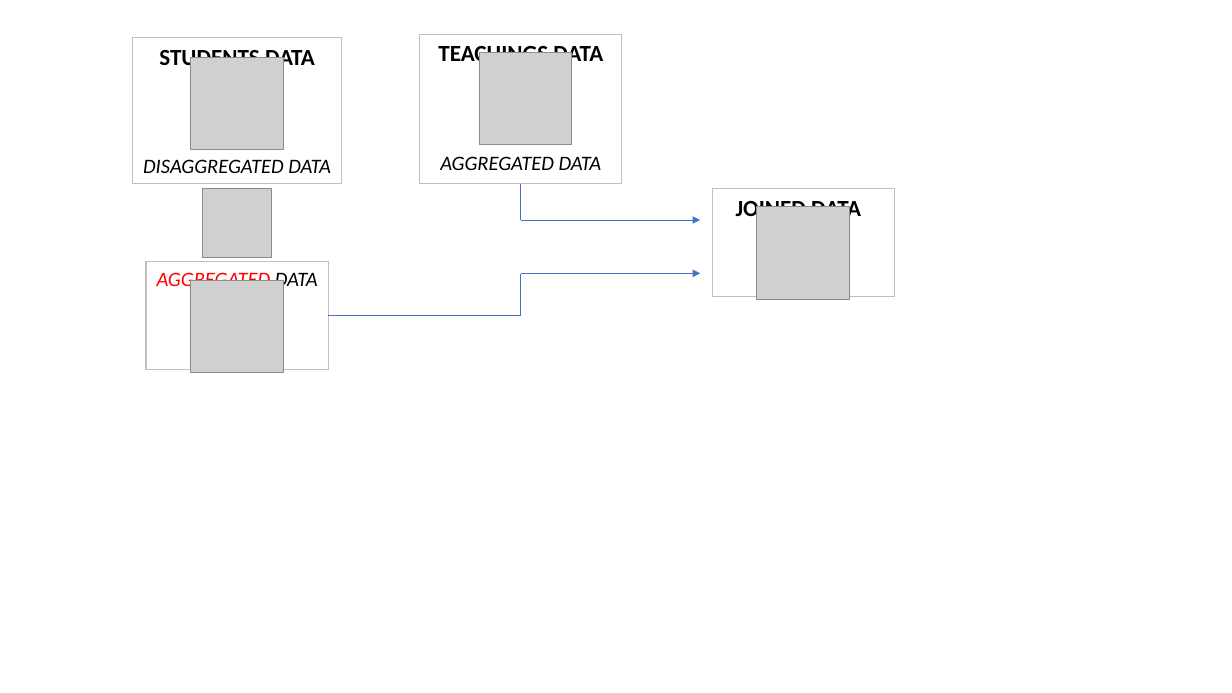
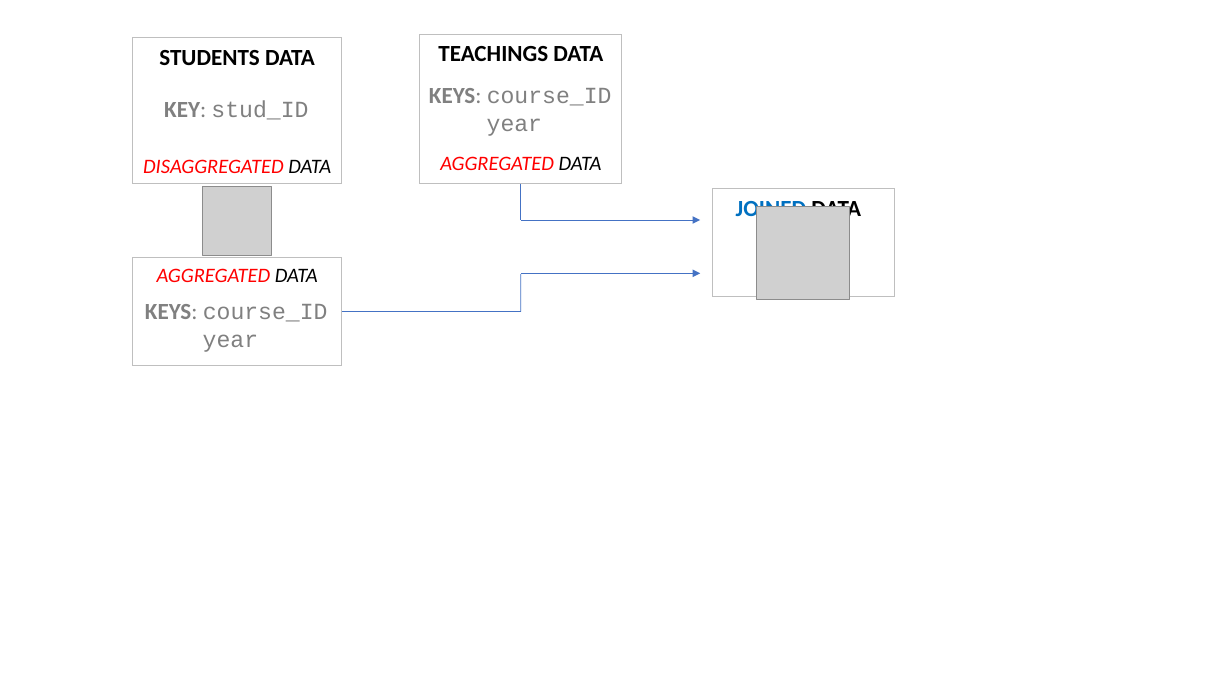
Before and after one commit to gesucca/final-project-unifi, a slide deck: slide 1 of pres/cheat3.pptx. Drawn at 1232x693 pixels with LibreOffice and Linux fonts; fonts in the diff are those of the drawing; grey boxes stand for pictures. Boxes give left, top, right and bottom in pixels: in the first picture for what was removed or moved away, otherwise in the second. Text is boxed around its words. In the diff, an @@ line names an element or a change of style, - is before the commit and + after.

```diff
--- a/pres/cheat3.pptx
+++ b/pres/cheat3.pptx
@@ picture removed at box(191, 57, 284, 150) @@
@@ picture removed at box(480, 53, 572, 145) @@
@@ text added at box(429, 88, 612, 136), 18 pt, text #808080 @@
+KEYS: course_ID
+year
@@ text added at box(164, 101, 308, 120), 18 pt, text #808080 @@
+KEY: stud_ID
@@ text in rectangle at box(143, 159, 331, 173): text colour #000000 to #FF0000 in "DISAGGREGATED" @@
@@ text in rectangle at box(440, 156, 602, 170): text colour #000000 to #FF0000 in "AGGREGATED" @@
@@ text "JOINED DATA" at box(736, 196, 861, 222): text colour #000000 to #0070C0 in "JOINED" @@
@@ text "AGGREGATED DATA" rewrapped from box(157, 269, 318, 292) to box(157, 268, 318, 282) @@
@@ rectangle: place and size @@
-rectangle at box(146, 262, 328, 370)
+rectangle at box(132, 258, 342, 366)
@@ picture removed at box(191, 280, 284, 372) @@
@@ line moved from (521, 274) - (521, 316) to (521, 274) - (521, 311) @@
@@ text added at box(145, 304, 328, 352), 18 pt, text #808080 @@
+KEYS: course_ID
+year
@@ line moved from (521, 316) - (328, 316) to (521, 311) - (342, 311) @@
```
Also in this commit, not shown: 9 other files.
